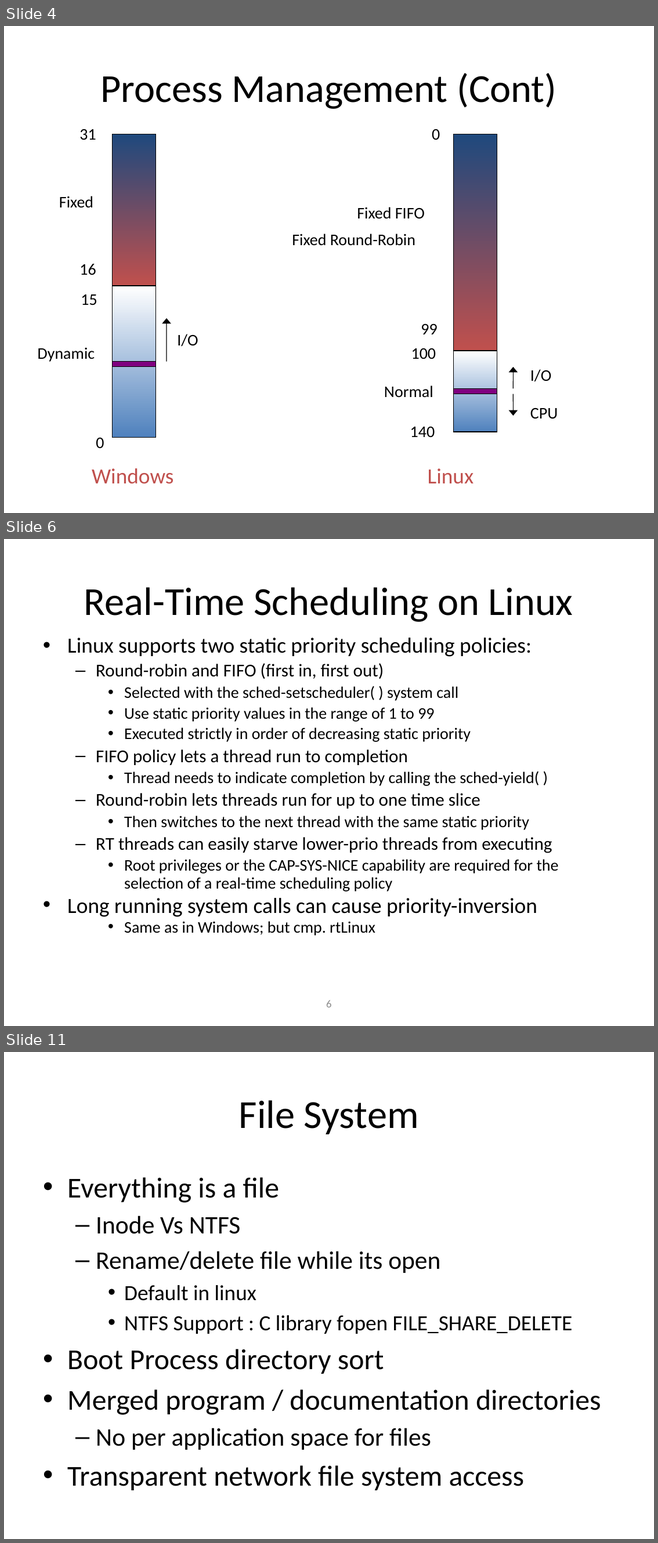
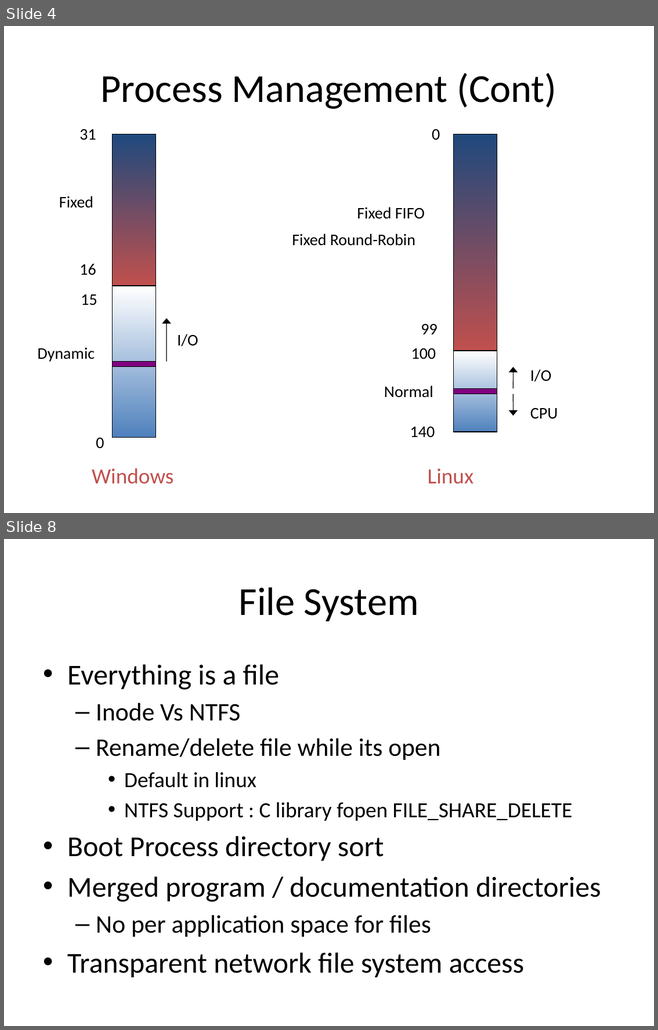
Before and after one commit to shyamrajendran/OS_MPS, a slide deck: 4th_credit/shyam.pptx. Shown one above the other, each under a label of ours: slides 4, 6 and 11 before the commit, slides 4 and 8 after it; the slides between them are not shown. The pictures are 658x1543 and 658x1030 pixels, drawn with LibreOffice and Linux fonts; fonts in the diff are those of the drawing. Boxes give left, top, right and bottom in pixels: in the first picture for what was removed or moved away, otherwise in the second. Text is boxed around its words. In the diff, an @@ line names an element or a change of style, - is before the commit and + after.

```diff
--- a/4th_credit/shyam.pptx
+++ b/4th_credit/shyam.pptx
@@ slide 6 removed at (4, 539, 654, 1026), background #FFFFFF @@
@@ title removed at (84, 587, 573, 622) @@
-Real-Time Scheduling on Linux
@@ text removed at (67, 638, 558, 936) @@
-• Linux supports two static priority scheduling policies:
-  – Round-robin and FIFO (first in, first out)
-    • Selected with the sched-setscheduler( ) system call
-    • Use static priority values in the range of 1 to 99
-    • Executed strictly in order of decreasing static priority
-  – FIFO policy lets a thread run to completion
-    • Thread needs to indicate completion by calling the sched-yield( )
-  – Round-robin lets threads run for up to one time slice
-    • Then switches to the next thread with the same static priority
-  – RT threads can easily starve lower-prio threads from executing
-    • Root privileges or the CAP-SYS-NICE capability are required for the selection of a real-time scheduling policy
-• Long running system calls can cause priority-inversion
-    • Same as in Windows; but cmp. rtLinux
@@ page number removed at (326, 1000, 331, 1008) @@
-6
@@ what was slide 11 is now slide 8 @@
```
Also in this commit, not shown: 3 slides changed, 2 other slides removed.
